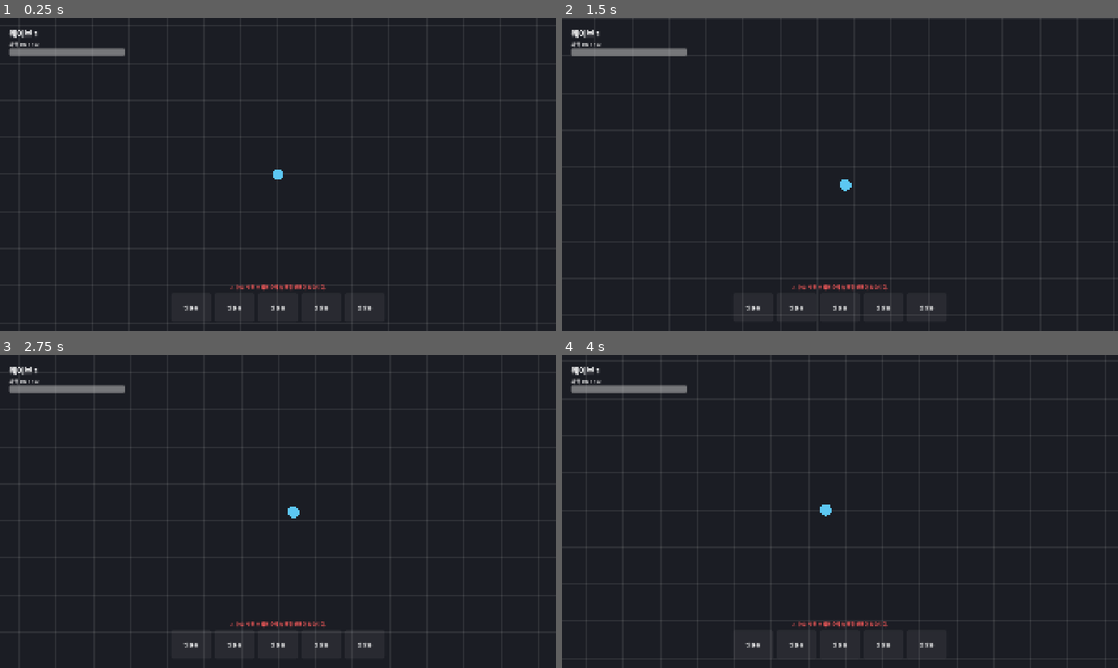
Above: before the commit, frames 1-4 (two rows, left to right).
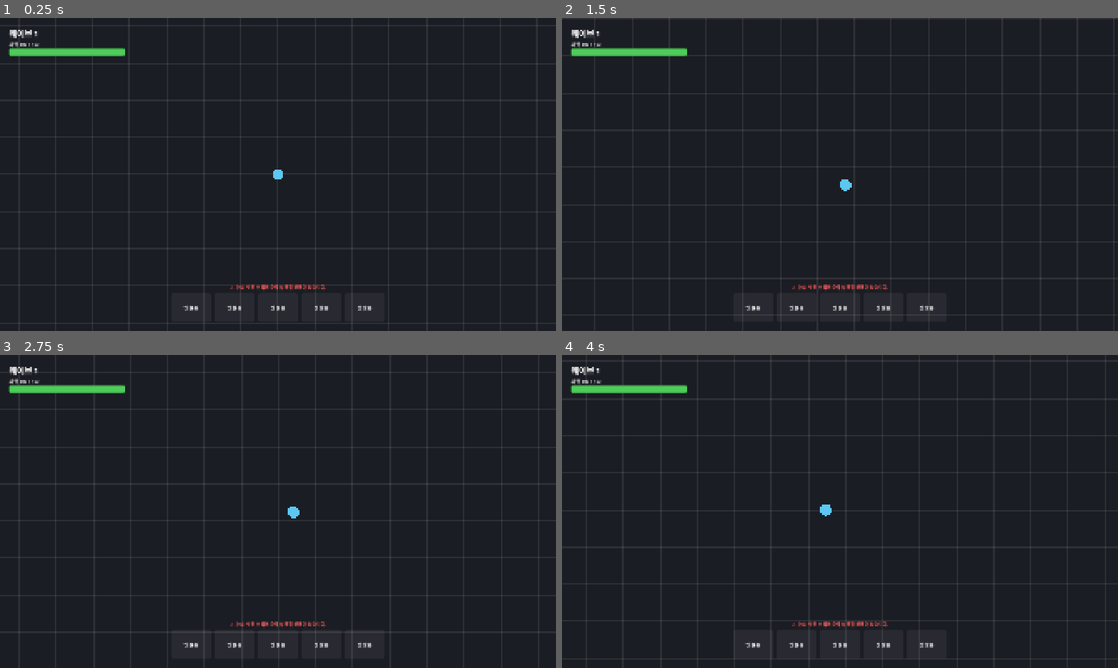
Above: after the commit, the same moments.

Repository: dirtymanfire/new-game
Game: Godot game, scene res://scenes/main.tscn
The game is run twice, just before and just after one commit, with the same random seed, the same clock (stepped at 60 frames per second) and the same inputs.
Inputs:
- Up to frame 1 (0.25 s): no input
- Up to frame 2 (1.5 s): tap Enter at 0.5 s; hold D (move_right) 0.53-1.28 s; hold S (move_down) from 1.28 s (still down)
- Up to frame 3 (2.75 s): release S (move_down) at 2.03 s; hold D (move_right) from 2.03 s (still down)
- Up to frame 4 (4 s): release D (move_right) at 2.78 s; hold W (move_up) 2.78-3.53 s; hold A (move_left) from 3.53 s (still down)

The runs differ from the first frame. In frame 1, 0.6% of the frame differs, in the area x 1-23%, y 9-13%; in frame 2, 0.6%; in frame 3, 0.6%; in frame 4, 0.6%.

Commit message:
체력 바 배경/채움 색 지정, 실행 화면 예시 스크린샷 추가
Co-Authored-By: Claude Opus 5.5 <noreply@anthropic.com>
Claude-Session: https://claude.ai/code/session_0189QXNPBwZS3agZ5cjuT5eL

Diff:
--- a/scenes/hud.tscn
+++ b/scenes/hud.tscn
@@ -2,6 +2,20 @@
 
 [ext_resource type="Script" path="res://scripts/ui/hud.gd" id="1_hud"]
 [ext_resource type="Script" path="res://scripts/ui/rule_bar.gd" id="2_rule"]
+
+[sub_resource type="StyleBoxFlat" id="StyleBoxFlat_hp_bg"]
+bg_color = Color(0, 0, 0, 0.6)
+corner_radius_top_left = 6
+corner_radius_top_right = 6
+corner_radius_bottom_right = 6
+corner_radius_bottom_left = 6
+
+[sub_resource type="StyleBoxFlat" id="StyleBoxFlat_hp_fill"]
+bg_color = Color(0.3, 0.8, 0.35, 1)
+corner_radius_top_left = 6
+corner_radius_top_right = 6
+corner_radius_bottom_right = 6
+corner_radius_bottom_left = 6
 
 [node name="HUD" type="CanvasLayer"]
 script = ExtResource("1_hud")
@@ -37,6 +51,8 @@
 unique_name_in_owner = true
 custom_minimum_size = Vector2(400, 24)
 layout_mode = 2
+theme_override_styles/background = SubResource("StyleBoxFlat_hp_bg")
+theme_override_styles/fill = SubResource("StyleBoxFlat_hp_fill")
 show_percentage = false
 
 [node name="RuleBar" type="HBoxContainer" parent="Root"]
Binary file added: docs/screenshots/01_empty_rule.png
Binary file added: docs/screenshots/02_debug_tiles.png
Binary file added: docs/screenshots/03_warnings.png
Binary file added: docs/screenshots/04_result.png
